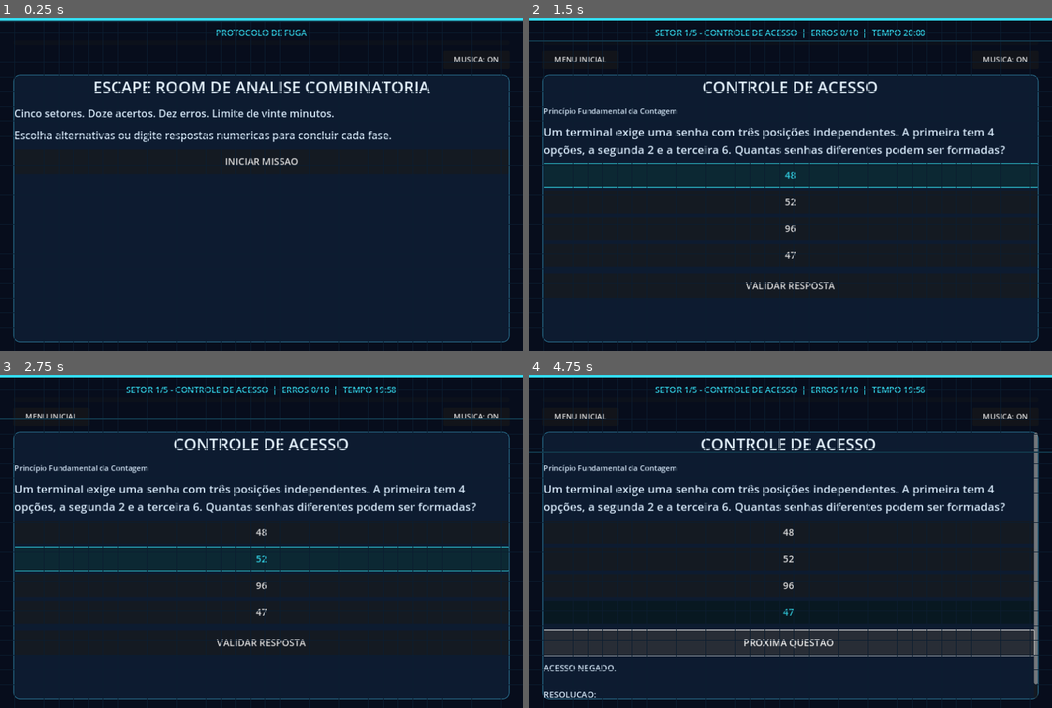
Above: before the commit, frames 1-4 (two rows, left to right).
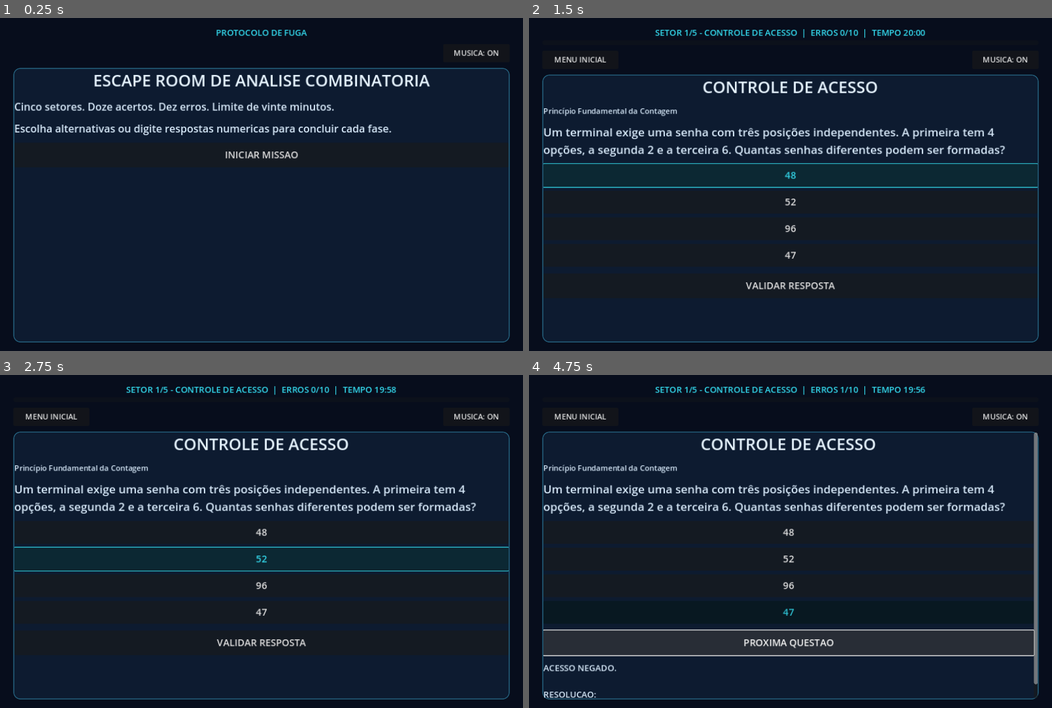
Above: after the commit, the same moments.

Repository: ettoremari/protocolo-de-fuga
Game: Godot game, scene res://main.tscn
The game is run twice, just before and just after one commit, with the same random seed, the same clock (stepped at 60 frames per second) and the same inputs. Video files are missing from this copy of the repository; at most half a second of black plays in their place.
Inputs:
- Up to frame 1 (0.25 s): no input
- Up to frame 2 (1.5 s): click "INICIAR MISSAO" at 0.5 s; click "48" at 1.25 s
- Up to frame 3 (2.75 s): click "52" at 2 s
- Up to frame 4 (4.75 s): click "96" at 2.75 s; click "47" at 3.5 s; click "VALIDAR RESPOSTA" at 4.25 s

The runs differ from the first frame. In frame 1, 7.2% of the frame differs, in the area x 0-100%, y 0-98%; in frame 2, 1.6%; in frame 3, 1.6%; in frame 4, 2.2%.

Commit message:
fix: separate menu and video interface layers
Co-authored-by: copilot-swe-agent[bot] <198982749+Copilot@users.noreply.github.com>

Diff:
--- a/scripts/main.gd
+++ b/scripts/main.gd
@@ -39,6 +39,7 @@
 var music_player: AudioStreamPlayer
 var choice_container: VBoxContainer
 var main_layout: VBoxContainer
+var top_row: HBoxContainer
 var video_player: VideoStreamPlayer
 var video_skip_button: Button
 var video_on_finished: Callable
@@ -136,8 +137,8 @@
 	grid_overlay.set_anchors_and_offsets_preset(Control.PRESET_FULL_RECT)
 	grid_overlay.mouse_filter = Control.MOUSE_FILTER_IGNORE
 	grid_overlay.draw.connect(_draw_grid_animation)
+	grid_overlay.z_index = -1
 	add_child(grid_overlay)
-	move_child(grid_overlay, get_child_count() - 1)
 
 	feedback_overlay = ColorRect.new()
 	feedback_overlay.set_anchors_and_offsets_preset(Control.PRESET_FULL_RECT)
@@ -185,7 +186,7 @@
 	menu_button.pressed.connect(_return_to_menu)
 	menu_button.visible = false
 
-	var top_row := HBoxContainer.new()
+	top_row = HBoxContainer.new()
 	top_row.alignment = BoxContainer.ALIGNMENT_END
 	top_row.add_child(menu_button)
 	var top_spacer := Control.new()
@@ -318,6 +319,8 @@
 	video_player.expand = true
 	video_player.autoplay = false
 	video_player.finished.connect(_finish_video)
+	video_player.z_index = 100
+	video_player.move_to_front()
 	add_child(video_player)
 
 	video_skip_button = Button.new()
@@ -333,6 +336,7 @@
 	video_skip_button.offset_bottom = -20
 	video_skip_button.pressed.connect(_finish_video)
 	video_skip_button.visible = false
+	video_skip_button.z_index = 101
 	add_child(video_skip_button)
 	video_player.visible = false
 
@@ -378,6 +382,8 @@
 func _show_start() -> void:
 	state = "start"
 	menu_button.visible = false
+	progress.visible = false
+	top_row.visible = true
 	_clear_content()
 	status_label.text = "PROTOCOLO DE FUGA"
 	progress.value = 0
@@ -396,6 +402,8 @@
 	started_at_msec = Time.get_ticks_msec()
 	state = "playing"
 	menu_button.visible = true
+	progress.visible = true
+	top_row.visible = true
 	_next_question()
 
 
@@ -563,6 +571,7 @@
 
 func _show_result(victory: bool) -> void:
 	menu_button.visible = false
+	progress.visible = false
 	_clear_content()
 	state = "victory" if victory else "defeat"
 	_make_title("MISSAO CUMPRIDA" if victory else "CONEXAO PERDIDA")
